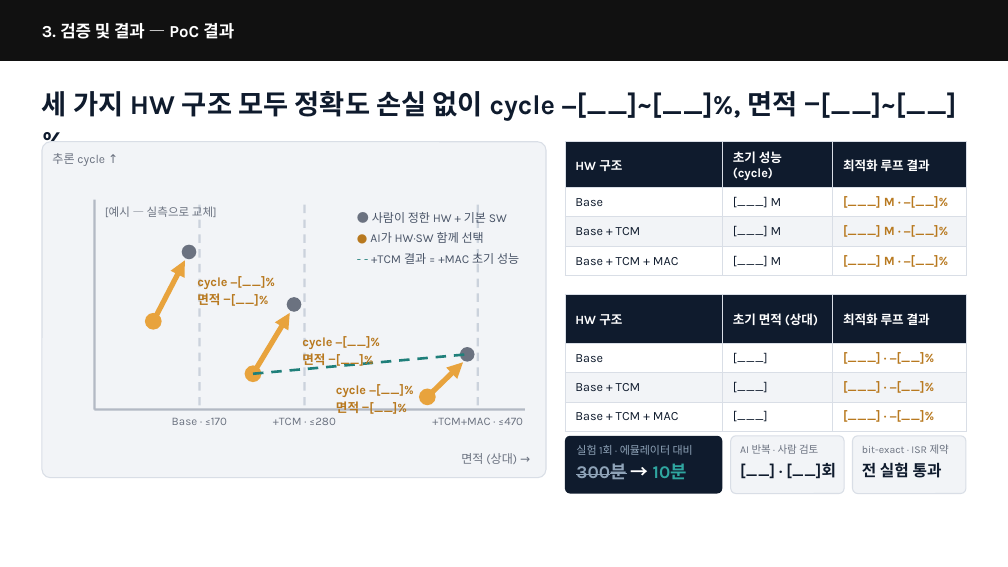
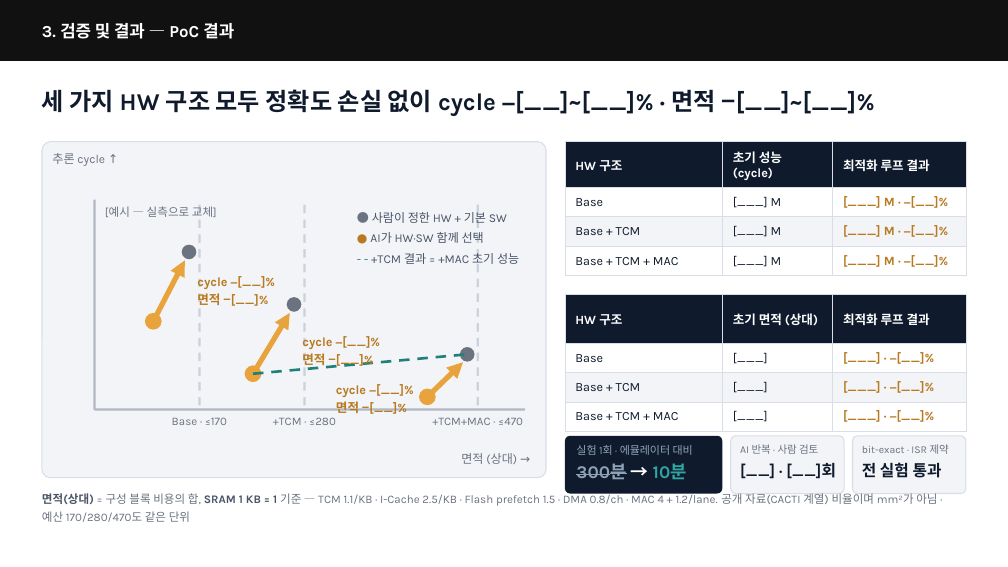
Before and after one commit to tdjung/co_opt_example, a slide deck: slide 10 of docs/presentation/deck_current_fonts.pptx. Drawn at 1008x567 pixels with LibreOffice and Linux fonts; fonts in the diff are those of the drawing. Boxes give left, top, right and bottom in pixels: in the first picture for what was removed or moved away, otherwise in the second. Text is boxed around its words. In the diff, an @@ line names an element or a change of style, - is before the commit and + after.

```diff
--- a/docs/presentation/deck_current_fonts.pptx
+++ b/docs/presentation/deck_current_fonts.pptx
@@ text at [42,89,716,116]: text changed; size 26 to 23 pt @@
-세 가지 HW 구조 모두 정확도 손실 없이 cycle −[__]~[__]%, 면적 −[__]~[__]%
+세 가지 HW 구조 모두 정확도 손실 없이 cycle −[__]~[__]% · 면적 −[__]~[__]%
@@ text added at [42,493,937,522], 11 pt, text #6B7280 @@
+면적(상대) = 구성 블록 비용의 합, SRAM 1 KB = 1 기준 — TCM 1.1/KB · I-Cache 2.5/KB · Flash prefetch 1.5 · DMA 0.8/ch · MAC 4 + 1.2/lane. 공개 자료(CACTI 계열) 비율이며 mm²가 아님 · 예산 170/280/470도 같은 단위
```
Also in this commit, not shown: 5 other files.
